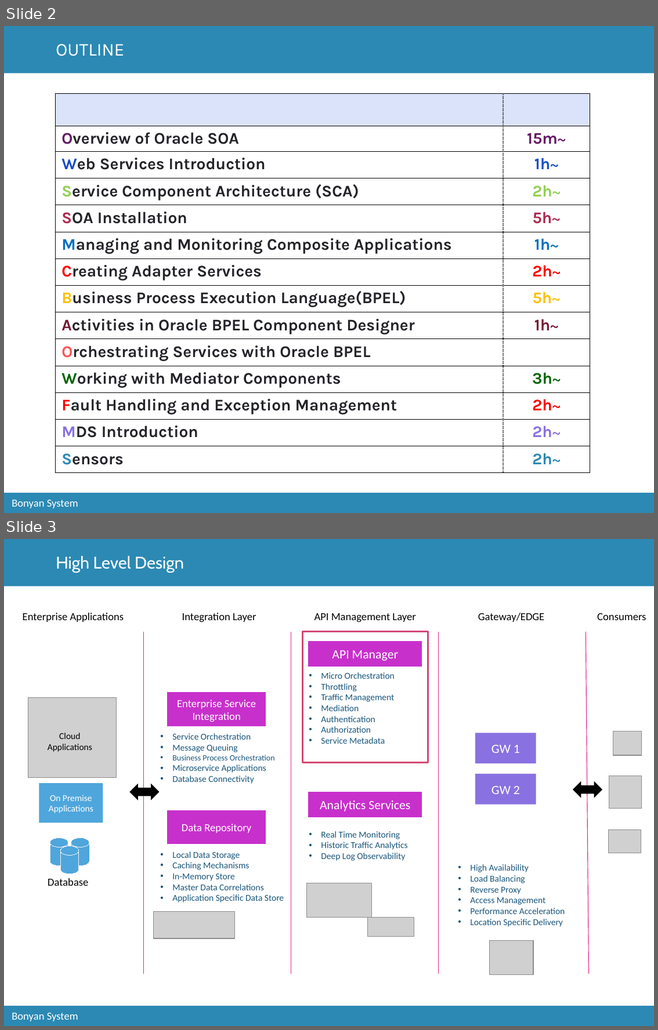
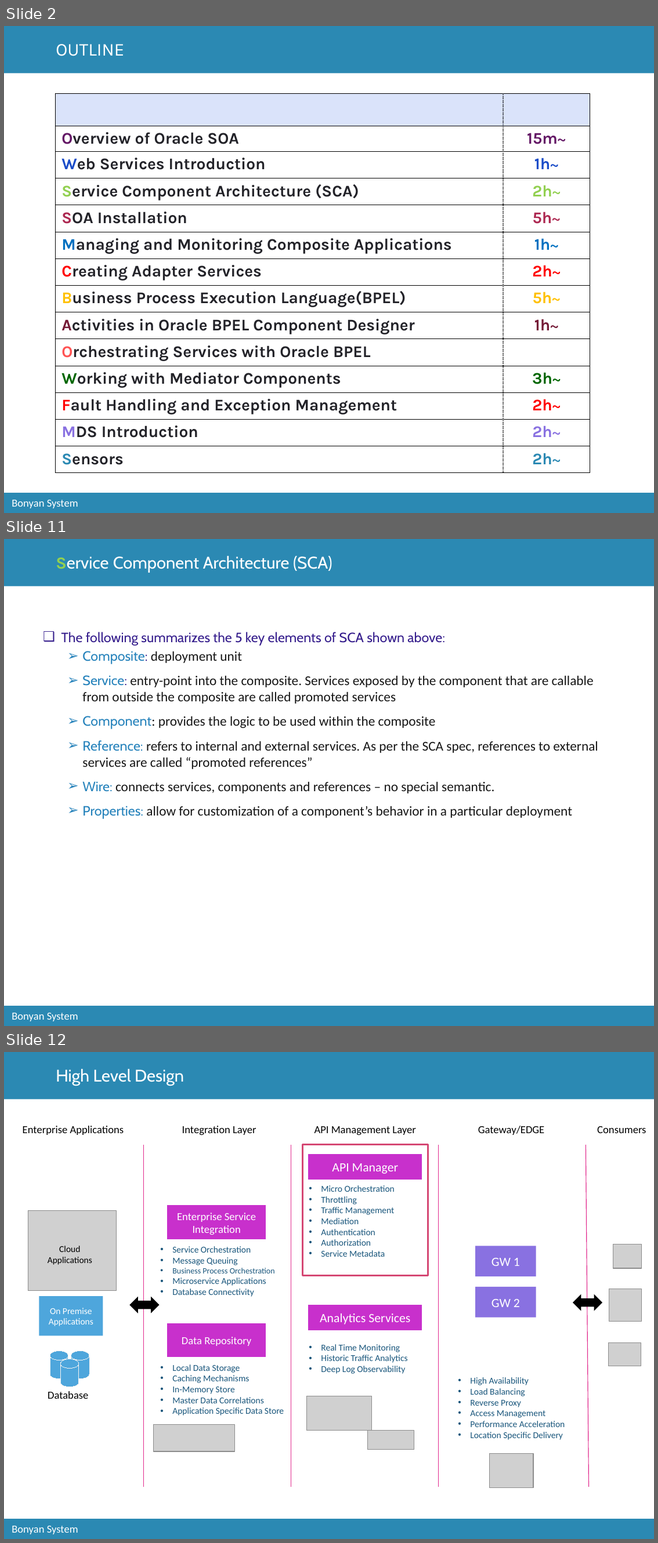
Before and after one commit to catcry/soaTraining, a slide deck: Presentation/soaTrainingPresentation.pptx. Shown one above the other, each under a label of ours: slides 2 and 3 before the commit, slides 2, 11 and 12 after it; the slides between them are not shown. The pictures are 658x1030 and 658x1543 pixels, drawn with LibreOffice and Linux fonts; fonts in the diff are those of the drawing; grey boxes stand for pictures; background and template pictures are left out. Boxes give left, top, right and bottom in pixels: in the first picture for what was removed or moved away, otherwise in the second. Text is boxed around its words. In the diff, an @@ line names an element or a change of style, - is before the commit and + after.

```diff
--- a/Presentation/soaTrainingPresentation.pptx
+++ b/Presentation/soaTrainingPresentation.pptx
@@ slide 11 added at box(4, 539, 654, 1026), background #FFFFFF; not listed: 3 template elements that a slide beside it also shows @@
@@ title added at box(56, 556, 332, 572), 18.8 pt, text #FFFFFF @@
+Service Component Architecture (SCA)
@@ text added at box(61, 632, 597, 819), 15 pt, text #161616 @@
+❑ The following summarizes the 5 key elements of SCA shown above:
+  ➢ Composite: deployment unit
+  ➢ Service: entry-point into the composite. Services exposed by the component that are callable from outside the composite are called promoted services
+  ➢ Component: provides the logic to be used within the composite
+  ➢ Reference: refers to internal and external services. As per the SCA spec, references to external services are called “promoted references”
+  ➢ Wire: connects services, components and references – no special semantic.
+  ➢ Properties: allow for customization of a component’s behavior in a particular deployment
@@ what was slide 3 is now slide 12 @@
```
Also in this commit, not shown: 8 other slides added, 3 other files.
